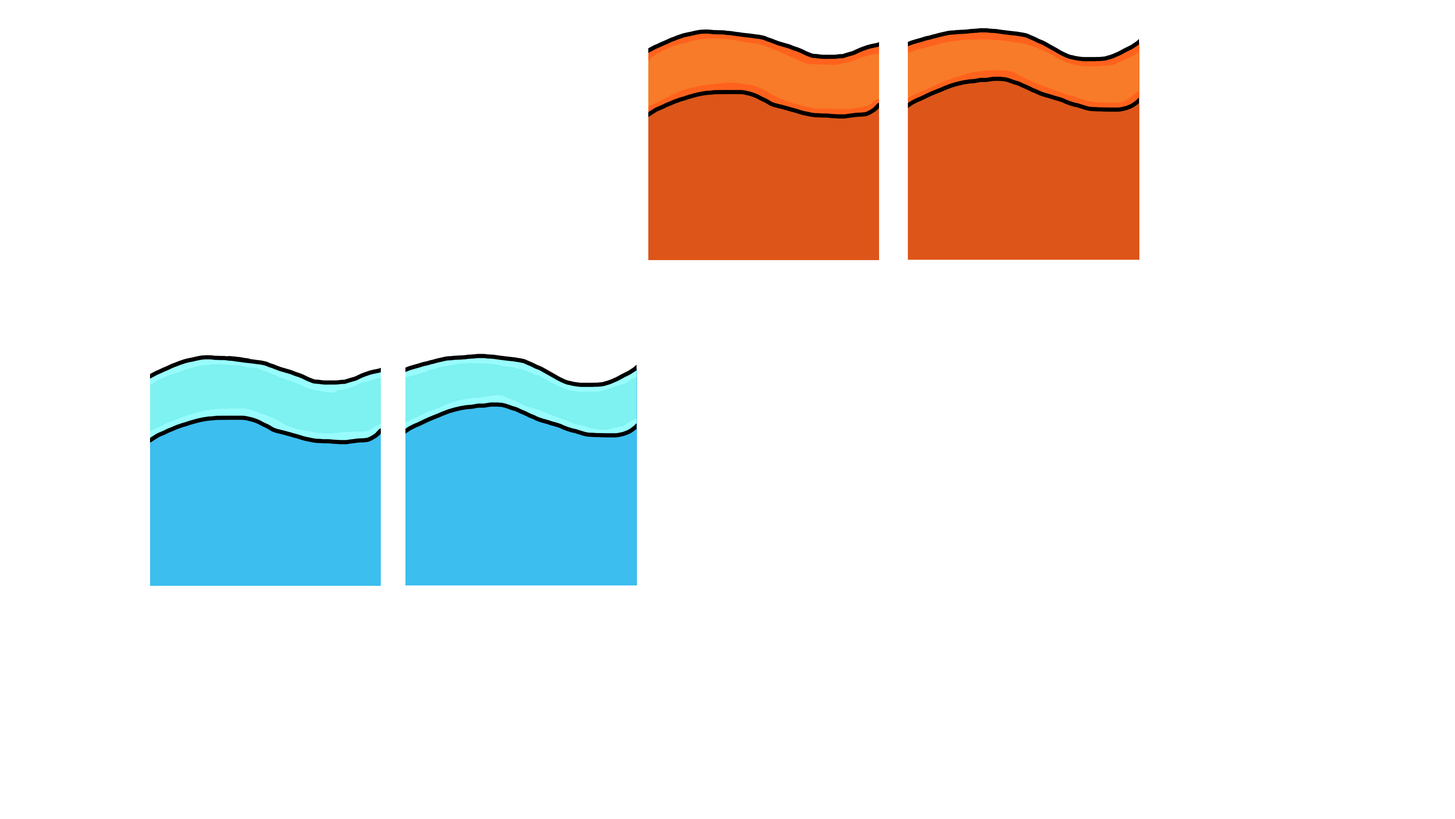
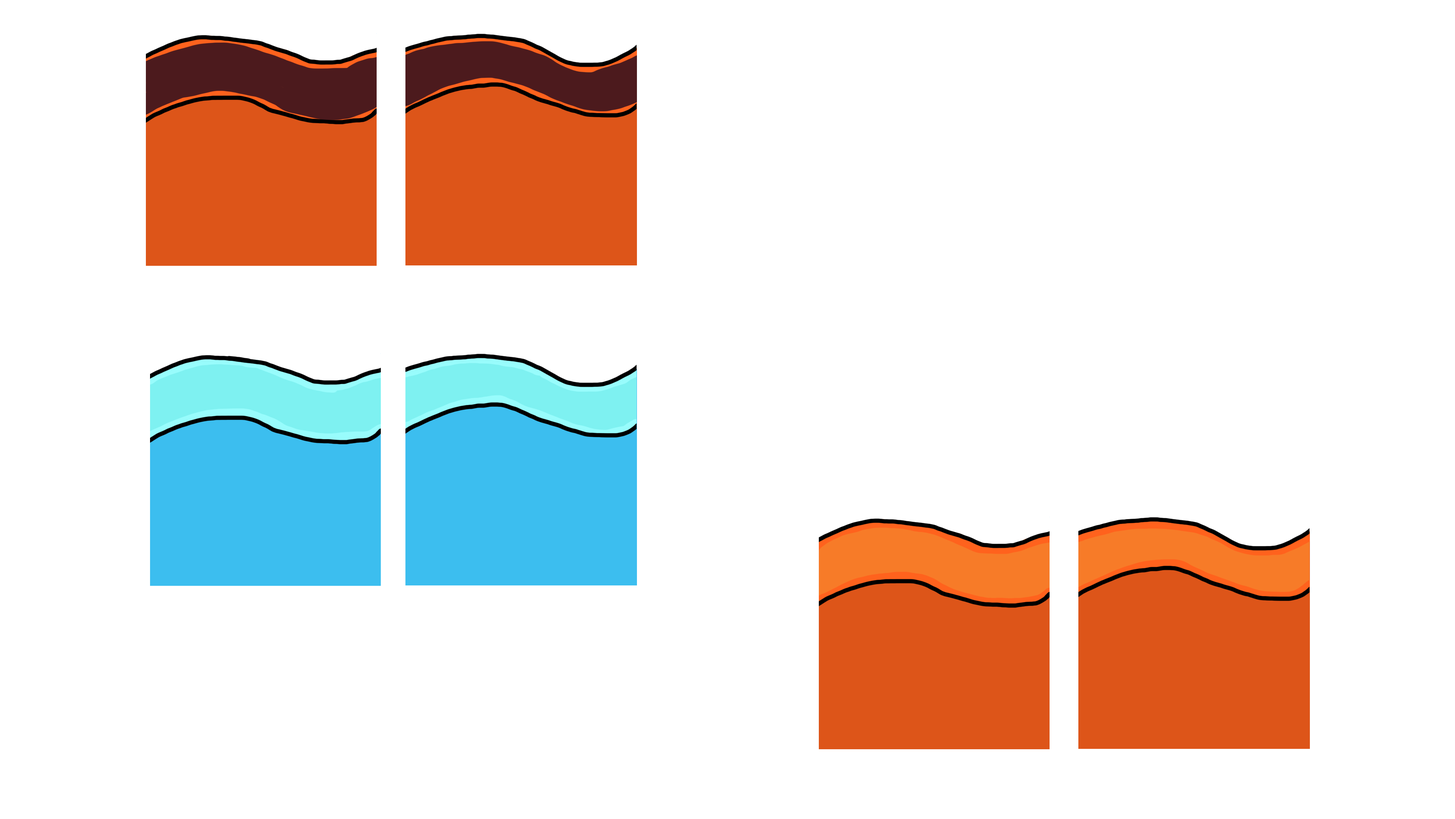
Before/after of a 1455 x 819 layered artwork. What changed in the layer stack:
added layer "Lava1" (1st of 2) above "Lava2" over <box>145,33,638,266</box>
added layer "Lava2" (1st of 2) above "Lava1" over <box>405,33,638,266</box>
painted on "Lava1" (2nd of 2) over <box>648,27,1050,749</box>
painted on "Lava2" (2nd of 2) over <box>908,27,1311,749</box>
